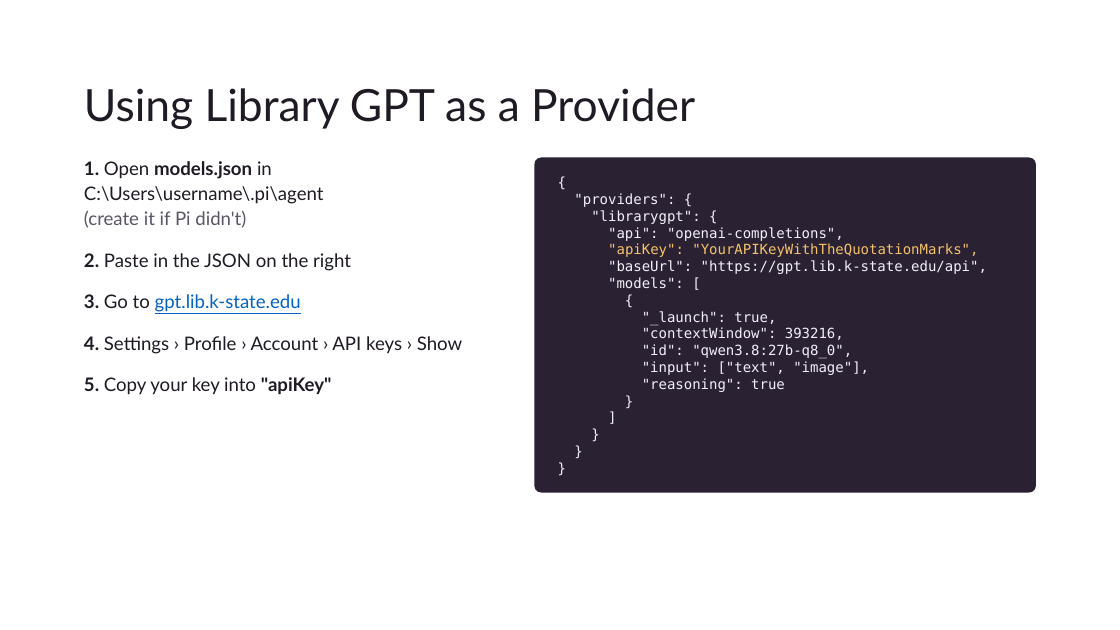
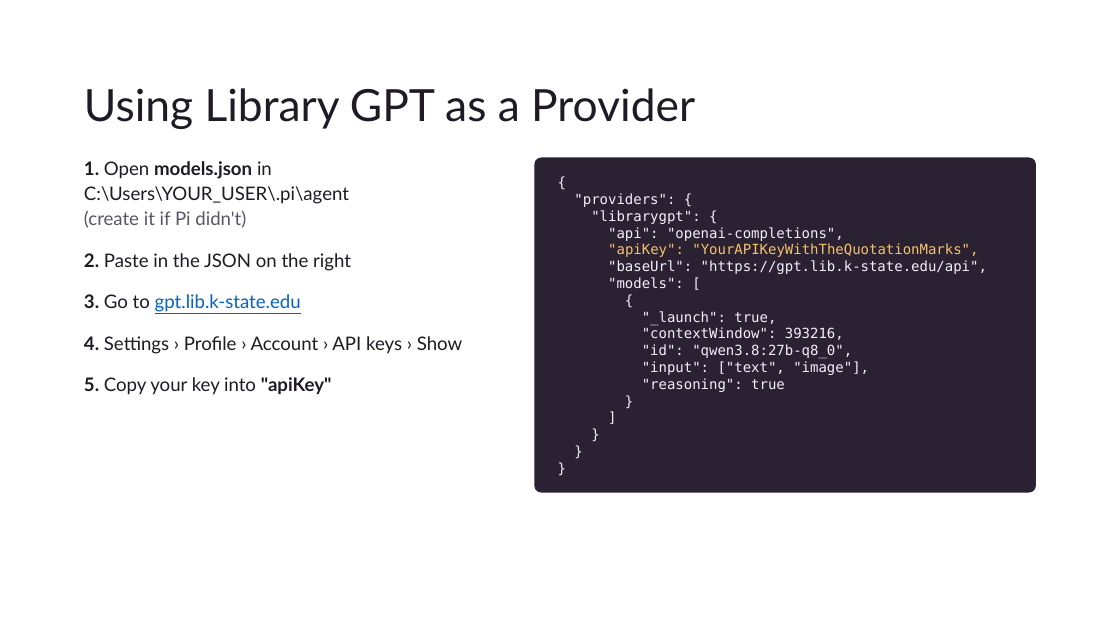
Before and after one commit to sawyerb-ksu/heartland-ai-symposium-pi, a slide deck: slide 5 of Installation and Documentation Review Rehearsal-v2.pptx. Drawn at 1120x630 pixels with LibreOffice and Linux fonts; fonts in the diff are those of the drawing; background and template pictures are left out. Boxes give left, top, right and bottom in pixels: in the first picture for what was removed or moved away, otherwise in the second. Text is boxed around its words. In the diff, an @@ line names an element or a change of style, - is before the commit and + after.

```diff
--- a/Installation and Documentation Review Rehearsal-v2.pptx
+++ b/Installation and Documentation Review Rehearsal-v2.pptx
@@ text at (84,186,349,204): text changed @@
-C:\Users\username\.pi\agent
+C:\Users\YOUR_USER\.pi\agent
```
Also in this commit, not shown: 2 other slides changed.
